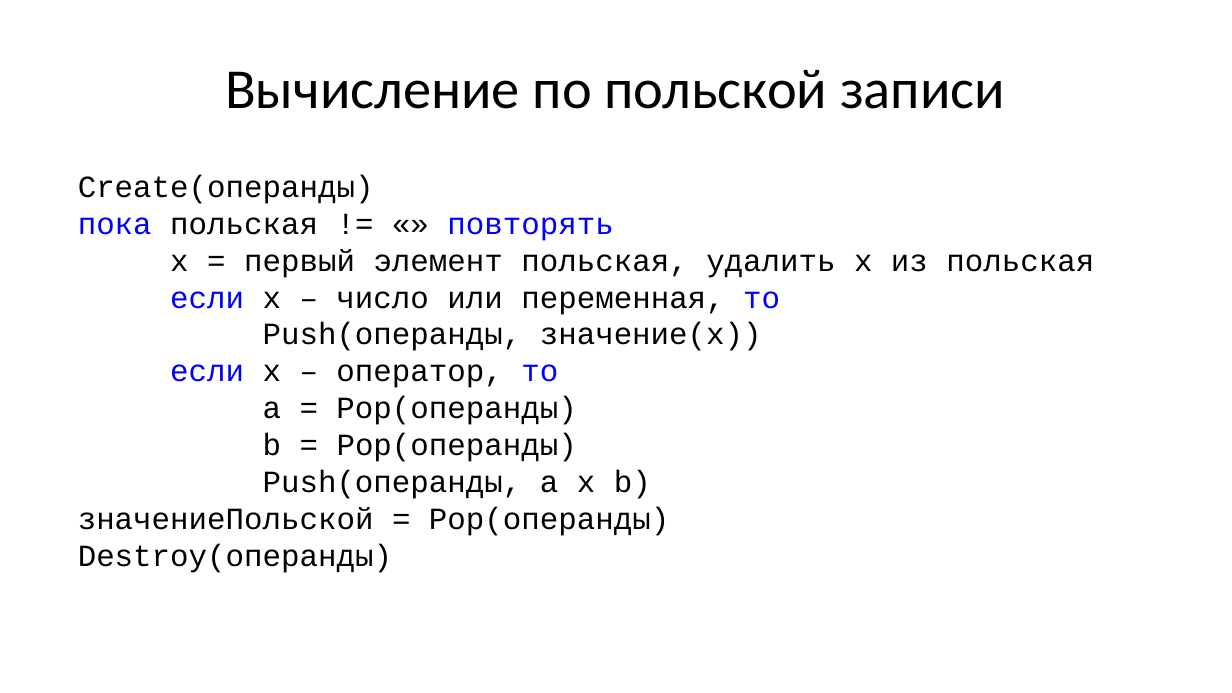
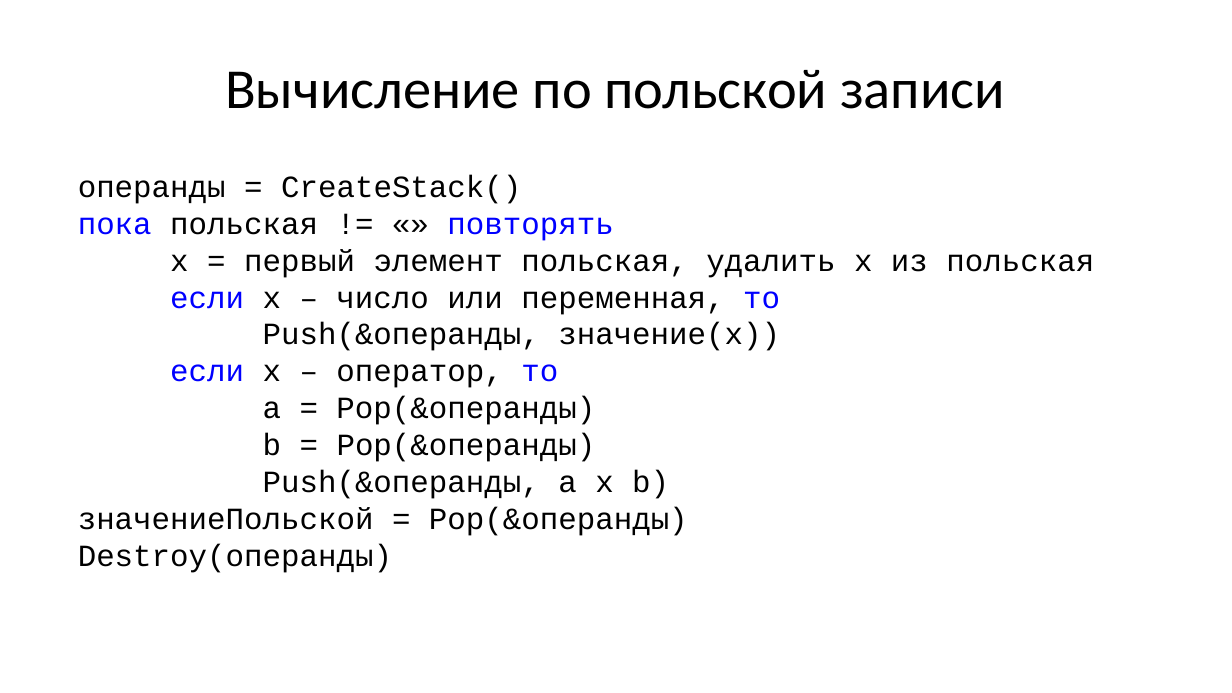
Before and after one commit to Evgueni-Petrov-aka-espetrov/Algorithms-and-Programming-in-C-pptx, a slide deck: slide 135 of 08 Списки.pptx (slide 33 before the commit). Drawn at 1232x693 pixels with LibreOffice and Linux fonts; fonts in the diff are those of the drawing. Boxes give left, top, right and bottom in pixels: in the first picture for what was removed or moved away, otherwise in the second. Text is boxed around its words. In the diff, an @@ line names an element or a change of style, - is before the commit and + after.

```diff
--- a/08 Списки.pptx
+++ b/08 Списки.pptx
@@ text at (x1=78, y1=174, x2=521, y2=204): text changed @@
-Create(операнды)
+операнды = CreateStack()
@@ text at (x1=78, y1=322, x2=780, y2=536): text changed @@
-Push(операнды, значение(х))
-если х – оператор, то
-a = Pop(операнды)
-b = Pop(операнды)
-Push(операнды, a x b)
-значениеПольской = Pop(операнды)
+Push(&операнды, значение(х))
+если х – оператор, то
+a = Pop(&операнды)
+b = Pop(&операнды)
+Push(&операнды, a x b)
+значениеПольской = Pop(&операнды)
```
Also in this commit, not shown: 30 other slides changed, 105 slides added, 3 slides removed.
